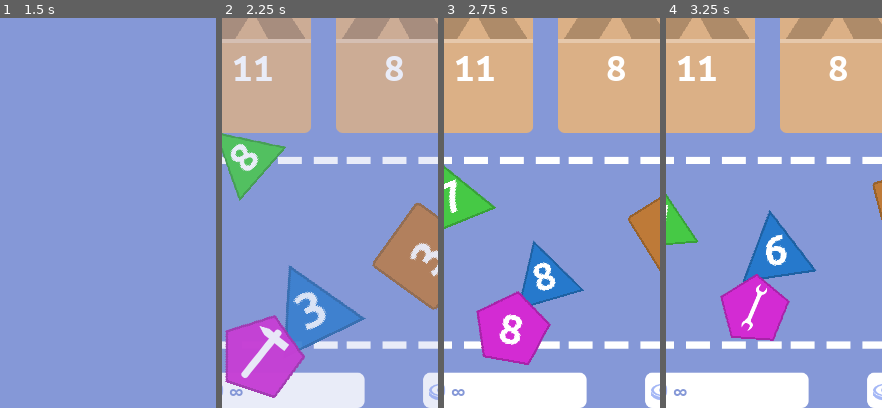
Above: before the commit, frames 1-4 (left to right).
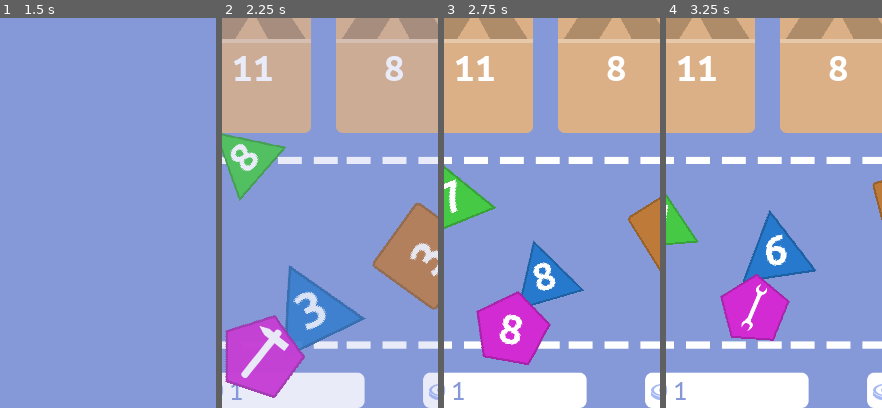
Above: after the commit, the same moments.

Repository: matzebond/DiceRepair
Game: Godot game, scene res://scenes/screens/RootNode.tscn
Two runs of this game, one before a commit and one after it. Both use one fixed random seed, a clock stepped at 60 frames per second and the inputs below.
Inputs (mouse positions are % of the whole screen's width and height, from its top left):
- Up to frame 1 (1.5 s): tap Enter (ui_accept) at 0.5 s; drag from (42, 35) to (52, 67) at 0.52 s; drag from (1, 85) to (52, 67) at 1.27 s
- Up to frame 2 (2.25 s): move the mouse to (56, 80) at 2.02 s; click (56, 80) at 2.17 s
- Up to frame 3 (2.75 s): no input
- Up to frame 4 (3.25 s): drag from (14, 70) to (19, 32) at 2.77 s
The pictures show only the part of the screen within x 12-62%, y 47-97%; the shares and areas given below are measured in that part.

Frame 1 is identical in both runs. In frame 2, 0.1% of the frame differs, in the area x 3-10%, y 94-98%; in frame 3, 0.1%, in the area x 3-10%, y 93-98%; in frame 4, 0.1%.

Commit message:
add game round label

Diff:
--- a/scenes/screens/GameScene.tscn
+++ b/scenes/screens/GameScene.tscn
@@ -28,7 +28,7 @@
 position = Vector2( 375, 438 )
 texture = ExtResource( 2 )
 
-[node name="Time" type="Label" parent="."]
+[node name="Round" type="Label" parent="."]
 margin_left = 99.4089
 margin_top = 1239.01
 margin_right = 299.409
--- a/scenes/screens/GameScript.gd
+++ b/scenes/screens/GameScript.gd
@@ -18,6 +18,7 @@
 
 func start_scene(dice):
     get_tree().current_scene.game_running = true
+    $Round.text = str(get_tree().current_scene.game_round+1)
     for die in dice:
         var die_inst = Die.instance().init(die)
         self.add_die([die_inst])
